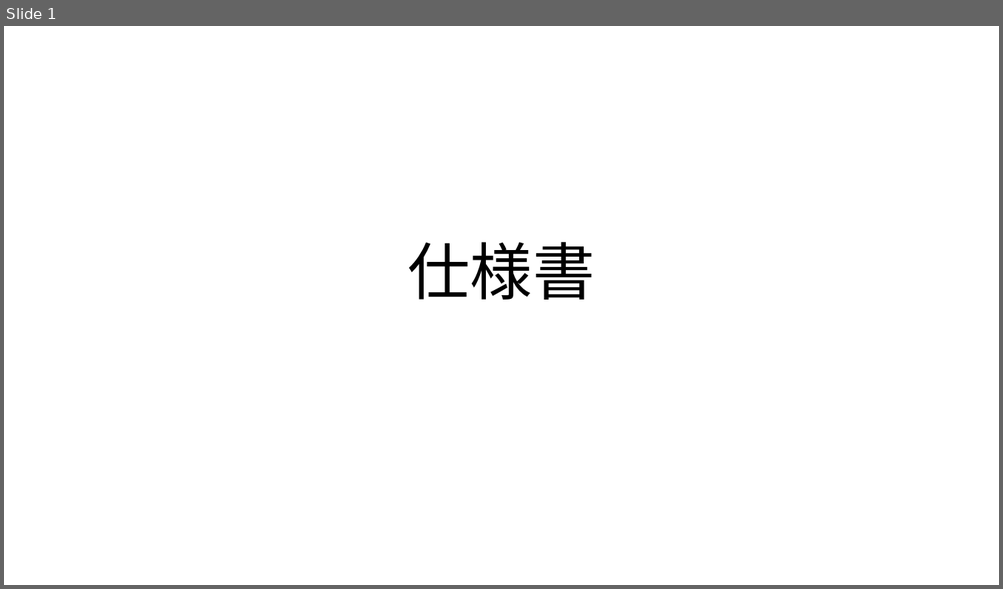
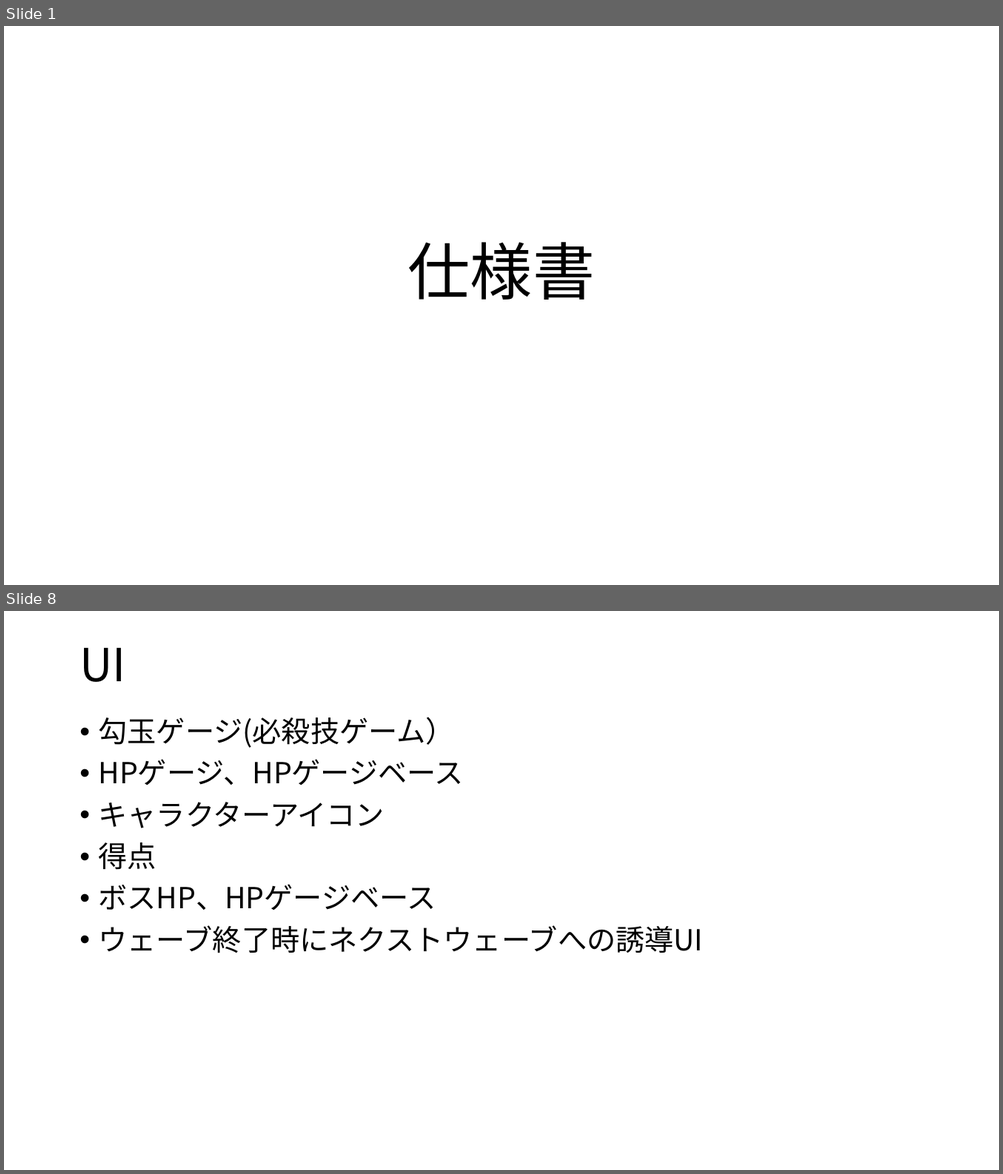
Before and after one commit to GCLUC2019/GameProject, a slide deck: 高松チーム/必要書類/仕様書/仕様書.pptx. Shown one above the other, each under a label of ours: slide 1 before the commit, slides 1 and 8 after it; the slides between them are not shown. The pictures are 1003x589 and 1003x1174 pixels, drawn with LibreOffice and Linux fonts; fonts in the diff are those of the drawing. Boxes give left, top, right and bottom in pixels: in the first picture for what was removed or moved away, otherwise in the second. Text is boxed around its words. In the diff, an @@ line names an element or a change of style, - is before the commit and + after.

```diff
--- a/高松チーム/必要書類/仕様書/仕様書.pptx
+++ b/高松チーム/必要書類/仕様書/仕様書.pptx
@@ slide 8 added at (x1=4, y1=611, x2=999, y2=1170), background #FFFFFF @@
@@ title added at (x1=79, y1=648, x2=125, y2=682), 44 pt, text #000000 @@
+UI
@@ text added at (x1=99, y1=717, x2=703, y2=954), 28 pt, text #000000 @@
+• 勾玉ゲージ(必殺技ゲーム）
+• HPゲージ、HPゲージベース
+• キャラクターアイコン
+• 得点
+• ボスHP、HPゲージベース
+• ウェーブ終了時にネクストウェーブへの誘導UI
```
Also in this commit, not shown: 2 slides changed, 6 other slides added, 22 slides removed.
